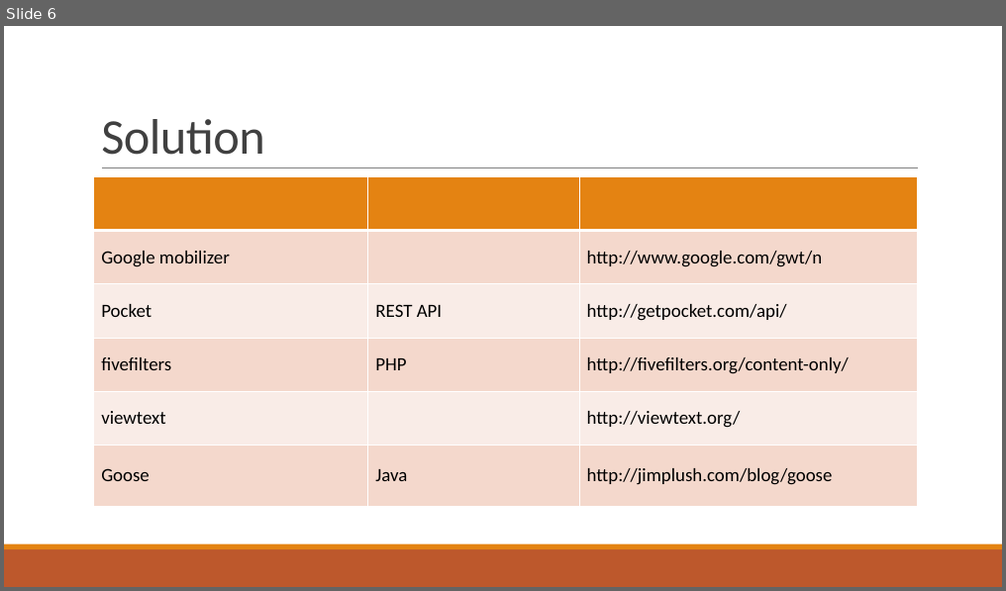
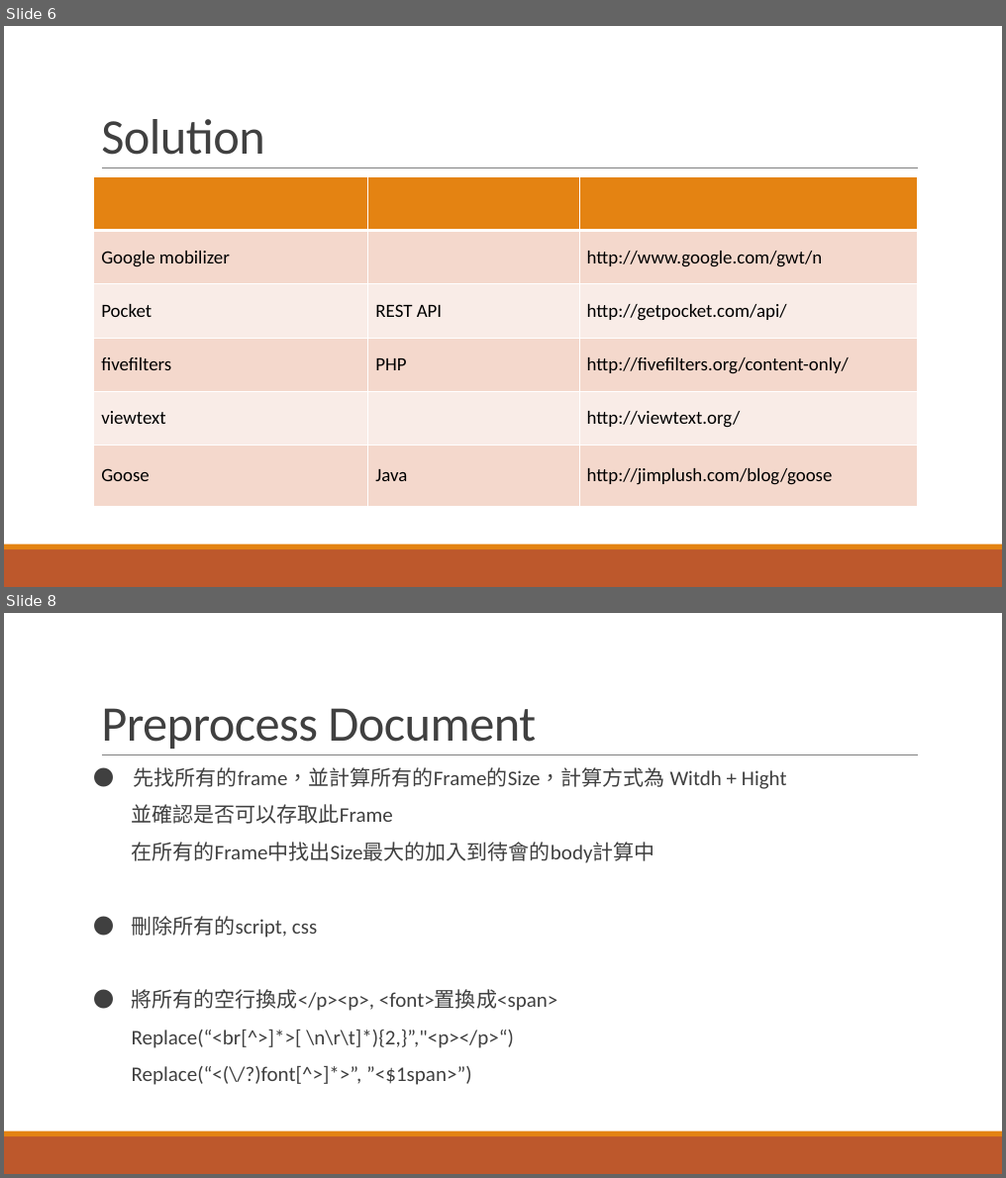
Before and after one commit to KemingChen/IR, a slide deck: Fianl/final.pptx. Shown one above the other, each under a label of ours: slide 6 before the commit, slides 6 and 8 after it; the slides between them are not shown. The pictures are 1006x591 and 1006x1178 pixels, drawn with LibreOffice and Linux fonts; fonts in the diff are those of the drawing. Boxes give left, top, right and bottom in pixels: in the first picture for what was removed or moved away, otherwise in the second. Text is boxed around its words. In the diff, an @@ line names an element or a change of style, - is before the commit and + after.

```diff
--- a/Fianl/final.pptx
+++ b/Fianl/final.pptx
@@ slide 8 added at (x1=4, y1=613, x2=1002, y2=1174), background #FFFFFF; not listed: 3 template elements that a slide beside it also shows @@
@@ title added at (x1=101, y1=708, x2=536, y2=749), 48 pt, text #404040 @@
+Preprocess Document
@@ text added at (x1=132, y1=767, x2=787, y2=1085), 20 pt, text #404040 @@
+● 先找所有的frame，並計算所有的Frame的Size，計算方式為 Witdh + Hight
+  並確認是否可以存取此Frame
+  在所有的Frame中找出Size最大的加入到待會的body計算中
+● 刪除所有的script, css
+● 將所有的空行換成</p><p>, <font>置換成<span>
+  Replace(“<br[^>]*>[ \n\r\t]*){2,}”,"<p></p>“)
+  Replace(“<(\/?)font[^>]*>”, ”<$1span>”)
```
Also in this commit, not shown: 1 slide changed, 13 other slides added, 1 other file.
